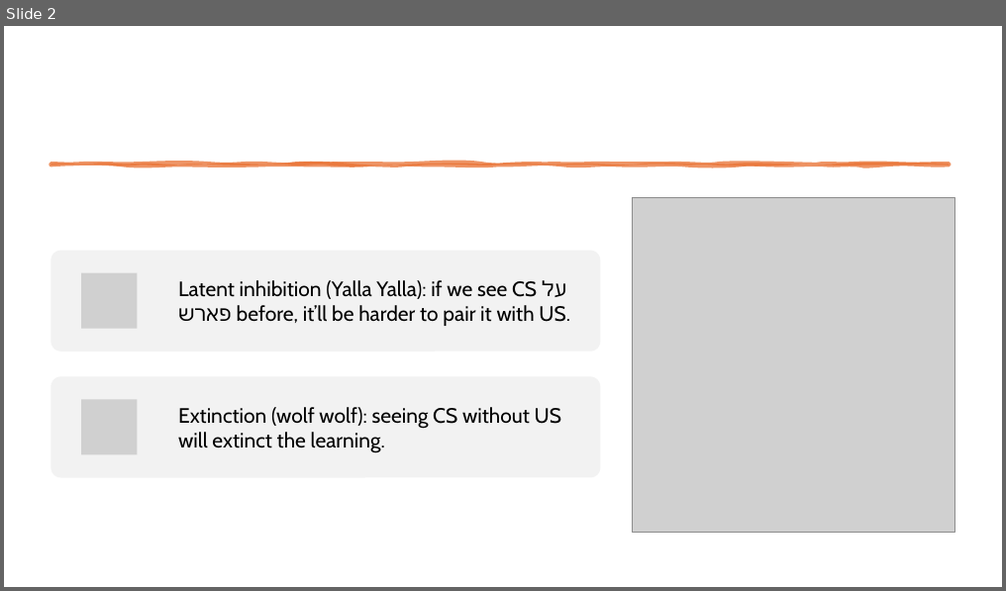
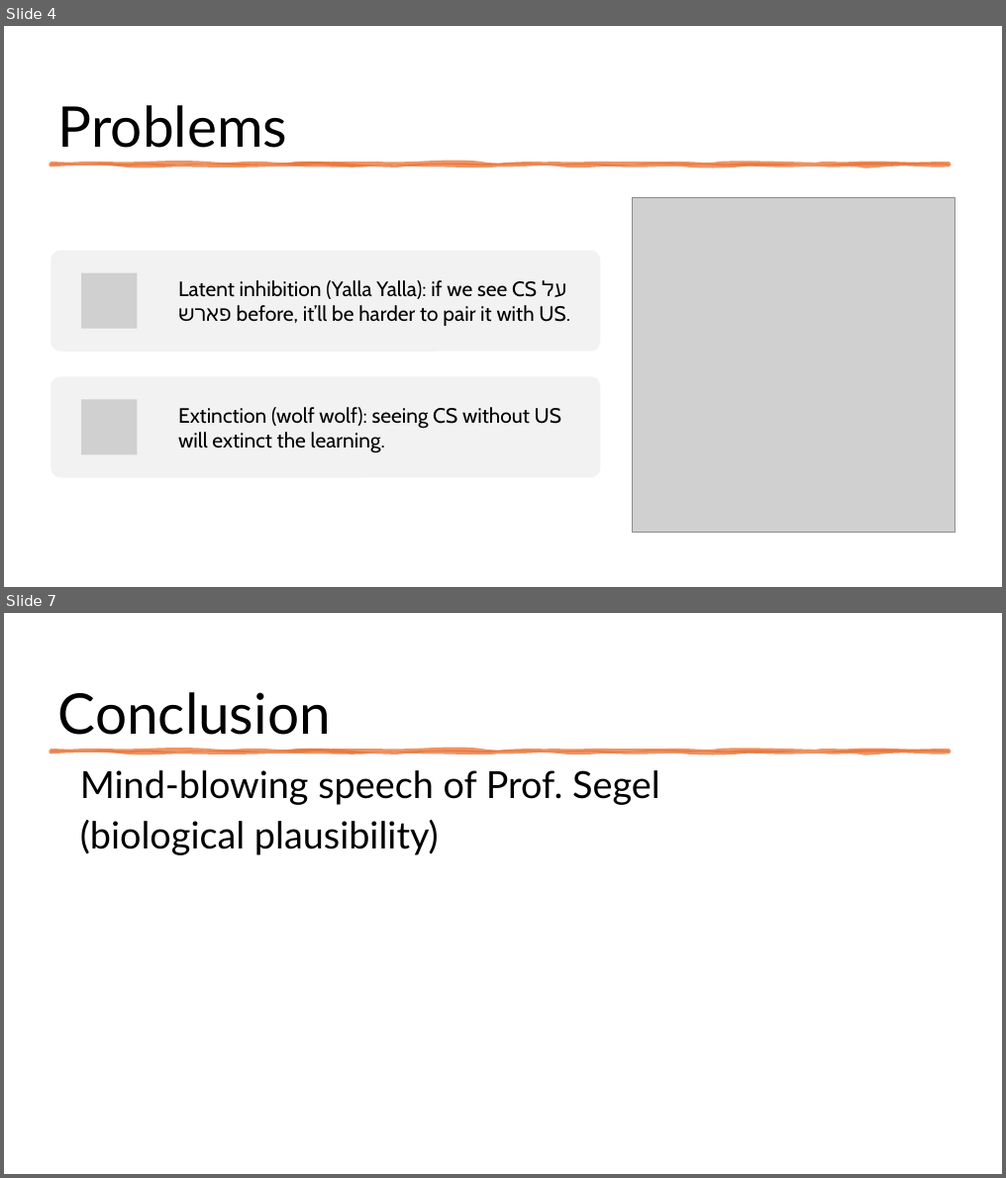
Before and after one commit to shaharEd/CognitionInGRMs, a slide deck: Presentation.pptx. Shown one above the other, each under a label of ours: slide 2 before the commit, slides 4 and 7 after it; the slides between them are not shown. The pictures are 1006x591 and 1006x1178 pixels, drawn with LibreOffice and Linux fonts; fonts in the diff are those of the drawing; grey boxes stand for pictures. Boxes give left, top, right and bottom in pixels: in the first picture for what was removed or moved away, otherwise in the second. Text is boxed around its words. In the diff, an @@ line names an element or a change of style, - is before the commit and + after.

```diff
--- a/Presentation.pptx
+++ b/Presentation.pptx
@@ slide 7 added at (x1=4, y1=613, x2=1002, y2=1174), background #FFFFFF @@
@@ title added at (x1=58, y1=692, x2=331, y2=735), 54 pt, text #000000 @@
+Conclusion
@@ freeform shape added at (x1=52, y1=751, x2=949, y2=753), fill #E97132 at 75% opacity, outline #E97132 3.5 pt @@
@@ text added at (x1=80, y1=770, x2=660, y2=856), 36 pt, text #000000 @@
+Mind-blowing speech of Prof. Segel
+(biological plausibility)
@@ what was slide 2 is now slide 4 @@
@@ slide 4 changed as well @@
@@ title added at (x1=58, y1=105, x2=287, y2=148), 54 pt, text #000000 @@
+Problems
```
Also in this commit, not shown: 4 other slides added, 11 other files.
